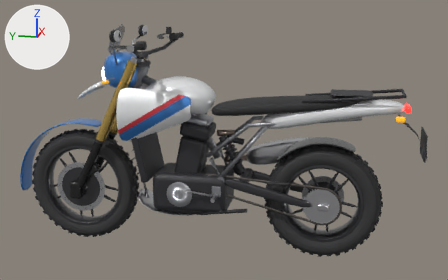
The glTF model assets/models/opt/g310gs.glb as it was, and as the next commit left it.
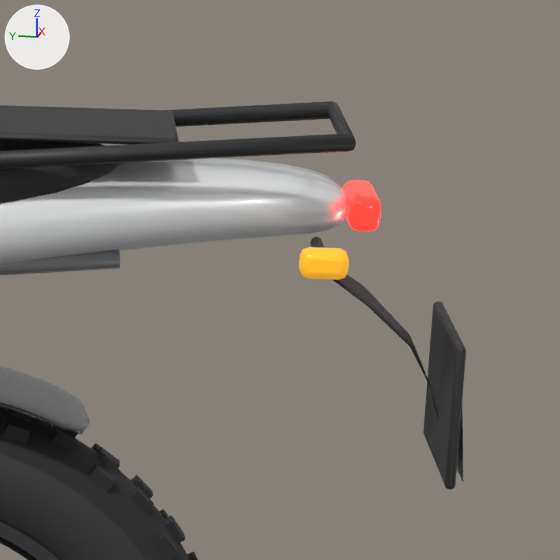
There are two pictures of each version: one whole from a 50 mm camera at (-3.359, -0.107, 1.481) aimed at (0.014, 0.567, 0.638), one close up on the part from 76% to 99% of the width and 25% to 63% of the height. Arrows for +X, +Y and +Z are at upper left; the lights stay in place. The older version's two pictures come first. Where no turn or scale is listed for an object, it has been applied to the vertices. Vertices at exactly the same position are counted once.

The first close-up shows 'body', 'swingarm', 'wheel_rear'.
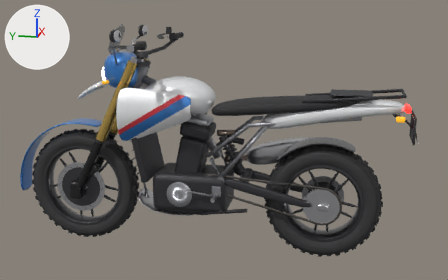
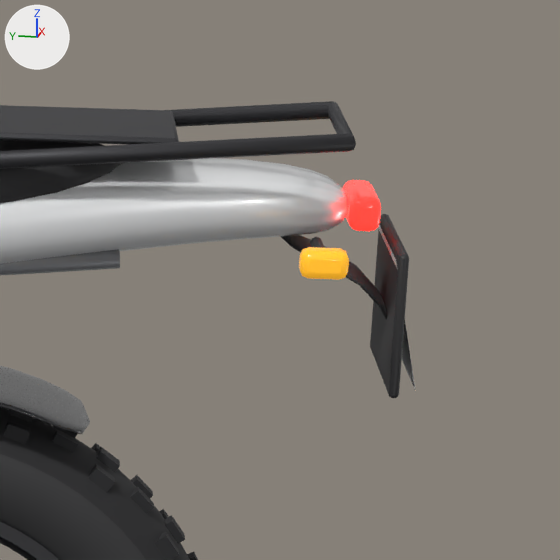
What differs and where, as boxes (x1, y1, x2, y2) in the close-ups (560 x 560 px; the box of a moved part takes in the faces that stretch with it):
```json
{"object": "body", "change": "reshaped", "before": [0, 101, 466, 489], "after": [0, 101, 416, 398]}
{"part": 1, "of": "me_mesh_0", "change": "moved or reshaped", "before": [423, 301, 466, 489], "after": [370, 214, 409, 398]}
{"part": 2, "of": "me_mesh_0", "change": "moved or reshaped", "before": [457, 410, 463, 482], "after": [378, 225, 416, 391]}
{"part": 3, "of": "me_mesh_0", "change": "moved or reshaped", "before": [332, 275, 438, 424], "after": [280, 235, 387, 320]}
```

Scene script edits in JSON lines:
```json
{"block": "me_mesh_0", "where": "# used by ob_body; location = (0.0, 0.0, 0.0)"}
{"op": "remove", "block": "me_mesh_0", "code": "me_mesh_0.from_pydata(...)  # 9969 vertices, 19644 faces; spans x -0.29..0.29, y -0.53..1.44, z 0.2..1.29"}
{"op": "add", "block": "me_mesh_0", "code": "me_mesh_0.from_pydata(...)  # 9969 vertices, 19644 faces; spans x -0.29..0.29, y -0.48..1.44, z 0.2..1.29"}
{"block": "me_mesh_0", "change": "me_mesh_0 part 1: the loose piece of 56 vertices spanning x -0.11..0.11, y -0.52..-0.51, z 0.6..0.74 is moved by (0.0, 0.06, 0.09)"}
{"block": "me_mesh_0", "change": "me_mesh_0 part 2: the loose piece of 4 vertices spanning x -0.1..0.1, y -0.53..-0.52, z 0.6..0.74 is moved by (0.0, 0.06, 0.09)"}
{"block": "me_mesh_0", "change": "me_mesh_0 part 3: 102 of 9969 vertices moved; they spanned x -0.05..0.05, y -0.52..-0.38, z 0.62..0.81 and now span x -0.05..0.05, y -0.46..-0.34, z 0.74..0.83; mean shift (0.0, 0.05, 0.07); largest move (0.0, -0.51, 0.63) -> (-0.04, -0.37, 0.82)"}
```
